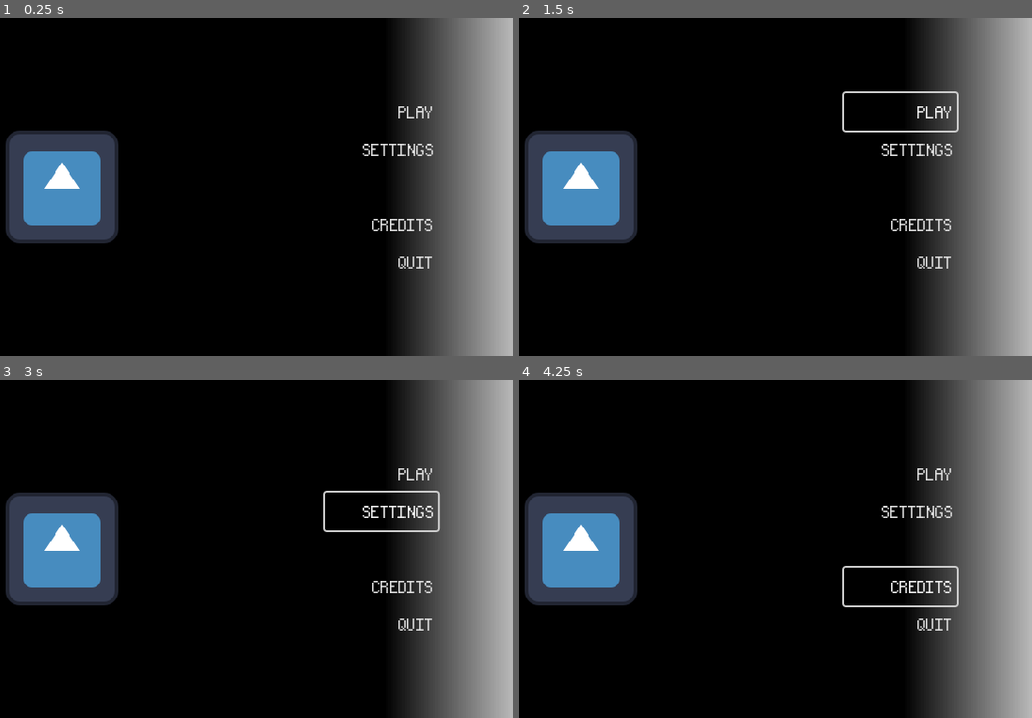
Above: before the commit, frames 1-4 (two rows, left to right).
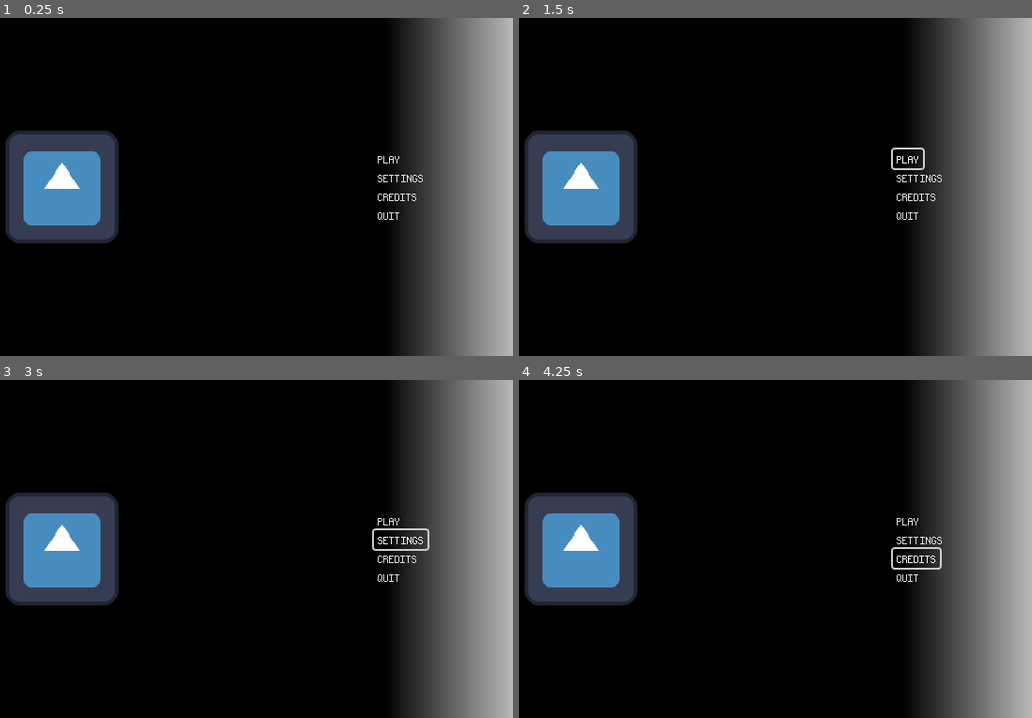
Above: after the commit, the same moments.

Repository: Neclusive/TheLostRanger
Game: Godot game, scene res://scenes/menu.tscn
Two runs of this game, one before a commit and one after it. Both use one fixed random seed, a clock stepped at 60 frames per second and the inputs below. The engine's default icon, where the game draws it, is replaced by a stand-in: a white triangle on a blue panel in a dark square.
Inputs:
- Up to frame 1 (0.25 s): no input
- Up to frame 2 (1.5 s): click "PLAY" at 0.5 s; click "PLAY" at 1.25 s
- Up to frame 3 (3 s): click "PLAY" at 2 s; click "SETTINGS" at 2.75 s
- Up to frame 4 (4.25 s): click "CREDITS" at 3.5 s

The runs differ from the first frame. In frame 1, 0.8% of the frame differs, in the area x 70-85%, y 26-75%; in frame 2, 1.2%; in frame 3, 1.3%, in the area x 63-86%, y 26-75%; in frame 4, 1.3%.

Commit message:
fixed text AA

Diff:
--- a/game/project.godot
+++ b/game/project.godot
@@ -25,6 +25,12 @@
 window/size/mode=4
 window/size/resizable=false
 window/stretch/mode="viewport"
+
+[gui]
+
+theme/default_font_antialiasing=0
+theme/default_font_hinting=0
+theme/default_font_subpixel_positioning=0
 
 [input]
 
--- a/game/scenes/menu.tscn
+++ b/game/scenes/menu.tscn
@@ -30,44 +30,48 @@
 autoplay = true
 
 [node name="menu_options" type="Node2D" parent="."]
-position = Vector2(440, 80)
+position = Vector2(428, 140)
 
 [node name="play" type="Button" parent="menu_options"]
-offset_right = 120.0
-offset_bottom = 40.0
+texture_filter = 1
+offset_left = 64.0
+offset_right = 96.0
+offset_bottom = 20.0
 theme_override_fonts/font = ExtResource("4_4hy44")
-theme_override_font_sizes/font_size = 25
 text = "PLAY"
 flat = true
 alignment = 2
 
 [node name="settings" type="Button" parent="menu_options"]
-offset_top = 40.0
-offset_right = 118.0
-offset_bottom = 80.0
+texture_filter = 1
+offset_left = 64.0
+offset_top = 20.0
+offset_right = 120.0
+offset_bottom = 40.0
 scale = Vector2(1.01798, 1)
 theme_override_fonts/font = ExtResource("4_4hy44")
-theme_override_font_sizes/font_size = 25
 text = "SETTINGS"
 flat = true
 alignment = 2
 
 [node name="credits" type="Button" parent="menu_options"]
-offset_top = 120.0
-offset_right = 120.0
-offset_bottom = 160.0
+texture_filter = 1
+offset_left = 64.0
+offset_top = 40.0
+offset_right = 114.0
+offset_bottom = 60.0
 theme_override_fonts/font = ExtResource("4_4hy44")
-theme_override_font_sizes/font_size = 25
 text = "CREDITS"
 flat = true
 alignment = 2
 
 [node name="quit" type="Button" parent="menu_options"]
-offset_top = 160.0
-offset_right = 120.0
-offset_bottom = 200.0
+texture_filter = 1
+offset_left = 64.0
+offset_top = 60.0
+offset_right = 96.0
+offset_bottom = 80.0
 theme_override_fonts/font = ExtResource("4_4hy44")
-theme_override_font_sizes/font_size = 25
 text = "QUIT"
 flat = true
 alignment = 2
